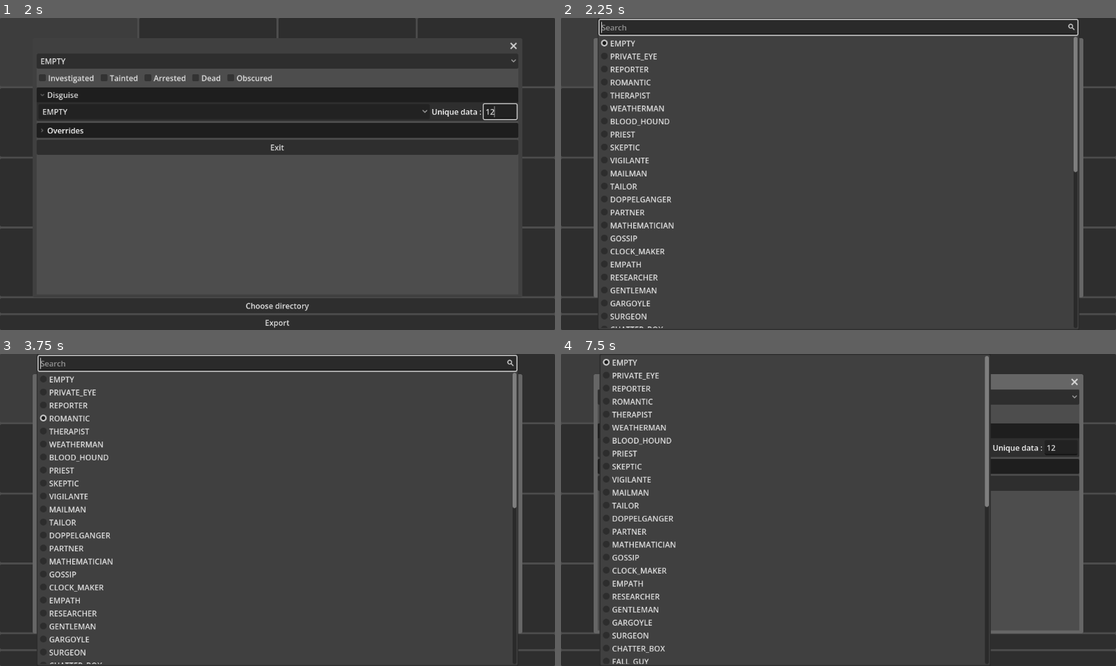
Above: before the commit, frames 1-4 (two rows, left to right).
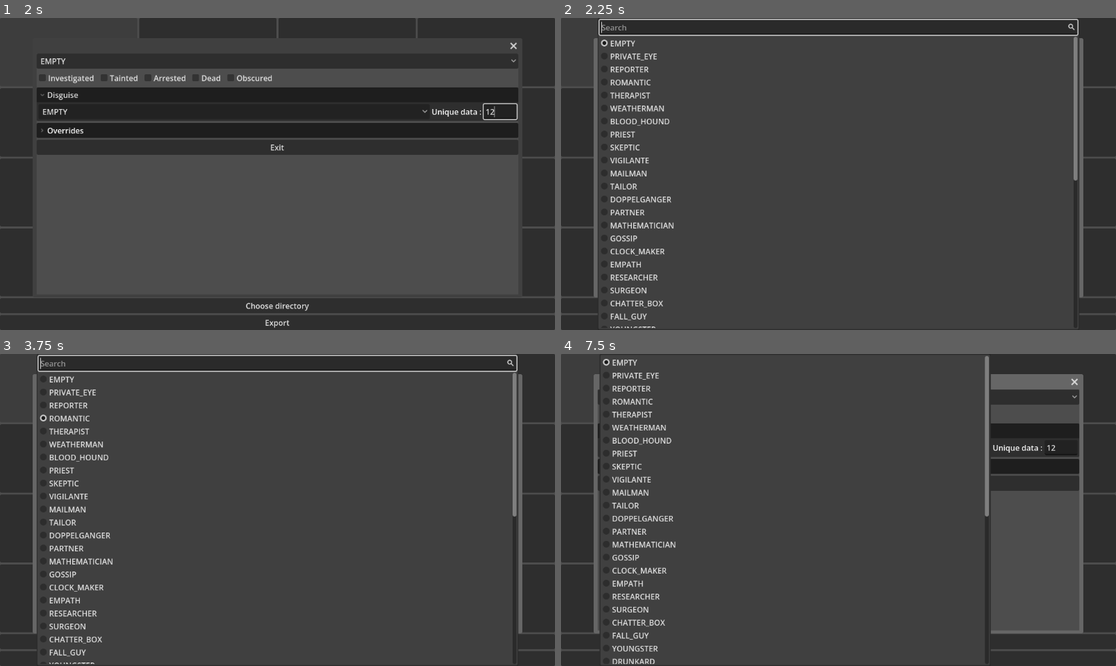
Above: after the commit, the same moments.

Repository: 987654321gv/dupery-tools
Game: Godot game, scene res://Main.tscn
The game is run twice, just before and just after one commit, with the same random seed, the same clock (stepped at 60 frames per second) and the same inputs.
Inputs (mouse positions are in pixels of both pictures, inside the frame that each line leads up to):
- Up to frame 1 (2 s): click (205, 52) at 0.5 s; click (499, 111) at 1.27 s; type "12" at 1.35 s
- Up to frame 2 (2.25 s): click "EMPTY" at 2 s
- Up to frame 3 (3.75 s): click "Investigated" at 2.75 s; click "ROMANTIC" at 3.5 s
- Up to frame 4 (7.5 s): click "Tainted" at 4.25 s; click "Arrested" at 5 s; click "Dead" at 5.75 s; click "Obscured" at 6.5 s; click "EMPTY" at 7.25 s

Frame 1 is identical in both runs. In frame 2, 0.3% of the frame differs, in the area x 8-94%, y 48-100%; in frame 3, 0.3%; in frame 4, 0.5%, in the area x 9-78%, y 48-100%.

Commit message:
bugfix run modificator

Diff:
--- a/board_role.gd
+++ b/board_role.gd
@@ -35,11 +35,11 @@
 			roles.GOSSIP:"-1",
 			roles.CLOCK_MAKER:"-1",
 			roles.RESEARCHER:"-1",
-			roles.GENTLEMAN:"{}",
-			roles.GARGOYLE:'{"no_roles_left":false,"roles_mentioned":[]}',
+			#roles.GENTLEMAN:"{}",
+			#roles.GARGOYLE:'{"no_roles_left":false,"roles_mentioned":[]}',
 			roles.BOUNTY_HUNTER:"-1,-1,-1,-1",
 			roles.JINX:"-1",
-			roles.BELFRY:"-1",
+			#roles.BELFRY:"-1",
 			roles.BARKEEP:"-1",
 			roles.SPECTRE:"-1",
 			roles.POISONER:"-1",
@@ -67,8 +67,8 @@
 			CLOCK_MAKER=10015,
 			EMPATH=10016,
 			RESEARCHER=10017,
-			GENTLEMAN=10301,
-			GARGOYLE=10302,
+			#GENTLEMAN=10301,
+			#GARGOYLE=10302,
 			SURGEON=20000,
 			CHATTER_BOX=20001,
 			FALL_GUY=20002,
@@ -80,7 +80,7 @@
 			WANNABE=20008,
 			STALKER=20009,
 			JINX=20010,
-			BELFRY=20303,
+			#BELFRY=20303,
 			BARKEEP=30000,
 			CASANOVA=30001,
 			MOBSTER=30002,
Not shown, changed: reference.txt
Not shown, changed: Dupery tools.exe
